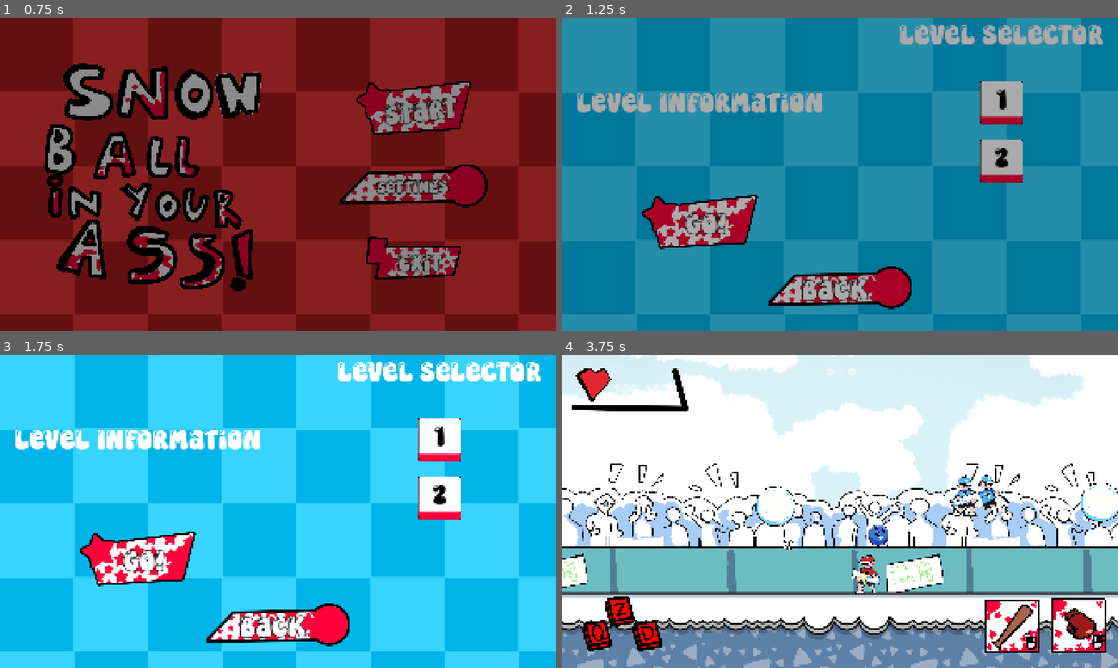
Above: before the commit, frames 1-4 (two rows, left to right).
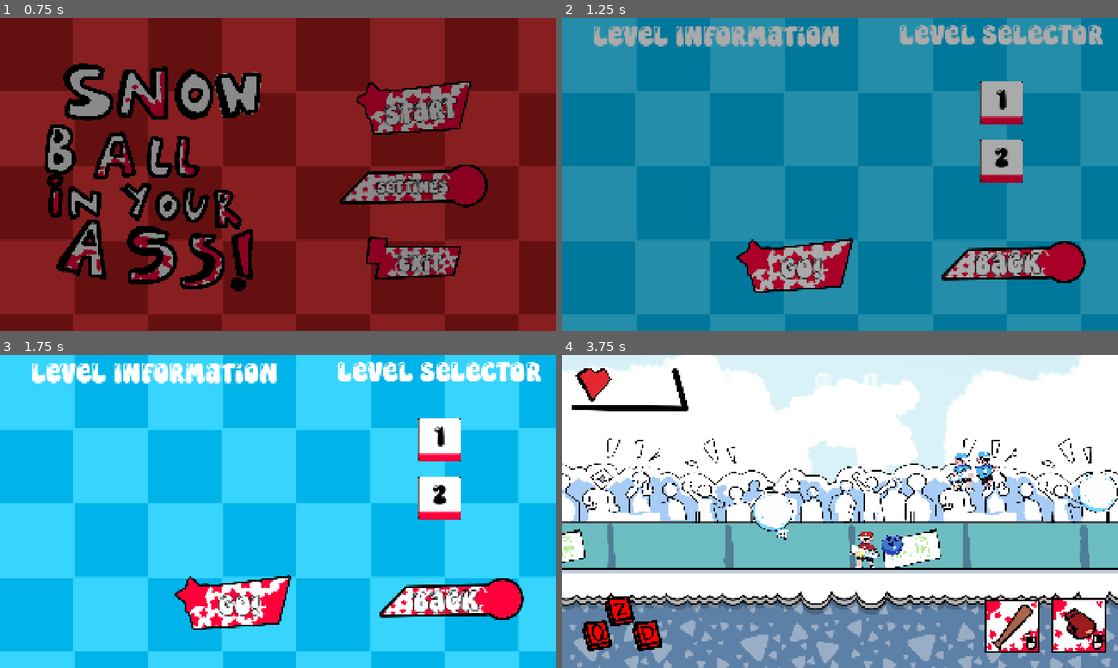
Above: after the commit, the same moments.

Repository: GuiDev-bit/Winter-Game-Jam
Game: Godot game, scene res://scenes/ui/main_menu.tscn
Two runs of this game, one before a commit and one after it. Both use one fixed random seed, a clock stepped at 60 frames per second and the inputs below.
Inputs (mouse positions are in pixels of both pictures, inside the frame that each line leads up to):
- Up to frame 1 (0.75 s): click "Start" at 0.5 s
- Up to frame 2 (1.25 s): no input
- Up to frame 3 (1.75 s): click "1" at 1.25 s
- Up to frame 4 (3.75 s): click "2" at 2 s; tap Enter (ui_accept) at 2.75 s; move the mouse to (962, 495) at 2.77 s; hold D (right) 2.78-3.53 s; click (962, 495) at 2.85 s; tap W (jump) at 3.02 s; move the mouse to (728, 527) at 3.52 s; hold A (left) from 3.53 s (still down); right-click (728, 527) at 3.6 s

Frame 1 is identical in both runs. In frame 2, 14% of the frame differs, in the area x 2-95%, y 2-94%; in frame 3, 14%; in frame 4, 47%, in the area x 0-100%, y 0-100%.

Commit message:
level selector

Diff:
--- a/scenes/arena/arena.tscn
+++ b/scenes/arena/arena.tscn
@@ -10,10 +10,15 @@
 [ext_resource type="PackedScene" uid="uid://bdoihyf18mekj" path="res://scenes/spawner/enemy_spawner.tscn" id="9_2ml6w"]
 [ext_resource type="Script" uid="uid://d3iclx0vn8f01" path="res://player_spawn_point.gd" id="9_6w4xk"]
 [ext_resource type="Script" uid="uid://dvrh63ese1r83" path="res://script/component/ball_spawner.gd" id="10_2ml6w"]
-[ext_resource type="PackedScene" uid="uid://ds2nmcitdg4v" path="res://scenes/terrain/backgroud_1.tscn" id="11_xgbxb"]
+[ext_resource type="PackedScene" path="res://scenes/terrain/backgroud_1.tscn" id="11_xgbxb"]
+[ext_resource type="Script" uid="uid://clmgkvcrhrjkm" path="res://script/arena/storm_wind_particles.gd" id="12_vmsrg"]
 
 [sub_resource type="RectangleShape2D" id="RectangleShape2D_5tue2"]
 size = Vector2(213.5, 1117)
+
+[sub_resource type="ParticleProcessMaterial" id="ParticleProcessMaterial_vmsrg"]
+particle_flag_disable_z = true
+gravity = Vector3(0, 98, 0)
 
 [node name="Arena" type="Node2D" unique_id=2015291178]
 position = Vector2(-4704, -712)
@@ -39,6 +44,7 @@
 
 [node name="Player" parent="." unique_id=1828741544 instance=ExtResource("7_u52cf")]
 position = Vector2(1047, 13)
+use_secondweap = false
 
 [node name="Ball" parent="." unique_id=1539097515 instance=ExtResource("8_ii07k")]
 position = Vector2(873, -216)
@@ -92,7 +98,7 @@
 position = Vector2(181, -353)
 
 [node name="PlayerSpawn" type="Node2D" parent="spawner" unique_id=395397356 node_paths=PackedStringArray("player")]
-position = Vector2(125, -101)
+position = Vector2(125, -15)
 script = ExtResource("9_6w4xk")
 player = NodePath("../../Player")
 metadata/_custom_type_script = "uid://d3iclx0vn8f01"
@@ -109,3 +115,33 @@
 [node name="Backgroud_1" parent="." unique_id=879696323 instance=ExtResource("11_xgbxb")]
 z_index = -200
 position = Vector2(610, 287)
+
+[node name="WindParticles" type="GPUParticles2D" parent="." unique_id=281637499]
+position = Vector2(1930, -292)
+process_material = SubResource("ParticleProcessMaterial_vmsrg")
+script = ExtResource("12_vmsrg")
+
+[node name="WindParticles2" type="GPUParticles2D" parent="." unique_id=1593250468]
+position = Vector2(1938, -158)
+process_material = SubResource("ParticleProcessMaterial_vmsrg")
+script = ExtResource("12_vmsrg")
+
+[node name="WindParticles3" type="GPUParticles2D" parent="." unique_id=75381865]
+position = Vector2(1943, -12)
+process_material = SubResource("ParticleProcessMaterial_vmsrg")
+script = ExtResource("12_vmsrg")
+
+[node name="WindParticles4" type="GPUParticles2D" parent="." unique_id=1521997656]
+position = Vector2(1943, 122)
+process_material = SubResource("ParticleProcessMaterial_vmsrg")
+script = ExtResource("12_vmsrg")
+
+[node name="WindParticles5" type="GPUParticles2D" parent="." unique_id=200862472]
+position = Vector2(1934, 251)
+process_material = SubResource("ParticleProcessMaterial_vmsrg")
+script = ExtResource("12_vmsrg")
+
+[node name="WindParticles6" type="GPUParticles2D" parent="." unique_id=400908637]
+position = Vector2(1905, 447)
+process_material = SubResource("ParticleProcessMaterial_vmsrg")
+script = ExtResource("12_vmsrg")
--- a/scenes/ui/hud.tscn
+++ b/scenes/ui/hud.tscn
@@ -8,6 +8,7 @@
 [ext_resource type="Texture2D" uid="uid://cvpf2bfrl5g8w" path="res://assets/hud/icon/gant_boxe_hud.png" id="6_gss2c"]
 [ext_resource type="Texture2D" uid="uid://bwisslhwujn5r" path="res://assets/hud/icon/coeur_vie_better.png" id="7_h022r"]
 [ext_resource type="Texture2D" uid="uid://ebhlhdh8kbmj" path="res://assets/hud/icon/barre_vie_joueur.png" id="8_4jqwt"]
+[ext_resource type="Theme" uid="uid://cg36liqb3j6w8" path="res://assets/hud/Theme.tres" id="8_kicr4"]
 
 [node name="Hud" type="CanvasLayer" unique_id=617686044]
 script = ExtResource("1_0mwgc")
@@ -29,16 +30,17 @@
 scale = Vector2(2.3105013, 1.8800001)
 
 [node name="ScoreLabel" type="Label" parent="Control" unique_id=1375036341]
+texture_filter = 1
 layout_mode = 1
 anchors_preset = 5
 anchor_left = 0.5
 anchor_right = 0.5
-offset_left = -57.0
+offset_left = -116.0
 offset_top = 34.0
-offset_right = -17.0
+offset_right = -76.0
 offset_bottom = 57.0
 grow_horizontal = 2
-scale = Vector2(2.99978, 1.9943122)
+scale = Vector2(6.735, 4.477)
 horizontal_alignment = 1
 
 [node name="ControlsHUD" type="Control" parent="." unique_id=201034255]
@@ -109,11 +111,12 @@
 
 [node name="Label" type="Label" parent="HealthHUD" unique_id=1504469661]
 layout_mode = 0
-offset_left = 175.0
-offset_top = 80.0
-offset_right = 333.0
-offset_bottom = 152.0
-scale = Vector2(3.22, 3.22)
+offset_left = 197.0
+offset_top = 79.0
+offset_right = 355.0
+offset_bottom = 151.0
+scale = Vector2(4.015, 4.015)
+theme = ExtResource("8_kicr4")
 text = "100
 "
 
--- a/scenes/ui/level_selector.tscn
+++ b/scenes/ui/level_selector.tscn
@@ -29,94 +29,57 @@
 texture = ExtResource("3_84sm8")
 stretch_mode = 1
 
-[node name="MarginContainer" type="MarginContainer" parent="PanelContainer" unique_id=39185145]
+[node name="Control" type="Control" parent="PanelContainer" unique_id=1547265787]
 layout_mode = 2
-theme_override_constants/margin_left = 50
-theme_override_constants/margin_right = 50
-theme_override_constants/margin_bottom = 50
 
-[node name="Level Selector" type="VBoxContainer" parent="PanelContainer/MarginContainer" unique_id=348457532]
-layout_mode = 2
+[node name="Level Selector" type="VBoxContainer" parent="PanelContainer/Control" unique_id=348457532]
+layout_mode = 0
+offset_left = 1166.0
+offset_right = 1870.0
+offset_bottom = 569.0
 size_flags_horizontal = 8
 size_flags_vertical = 0
 theme_override_constants/separation = 100
 
-[node name="Label" type="Label" parent="PanelContainer/MarginContainer/Level Selector" unique_id=602746684]
+[node name="Label" type="Label" parent="PanelContainer/Control/Level Selector" unique_id=602746684]
 layout_mode = 2
 size_flags_horizontal = 4
 theme_override_font_sizes/font_size = 100
 text = "Level Selector"
 horizontal_alignment = 1
 
-[node name="GridContainer" type="GridContainer" parent="PanelContainer/MarginContainer/Level Selector" unique_id=205284586]
+[node name="GridContainer" type="GridContainer" parent="PanelContainer/Control/Level Selector" unique_id=205284586]
 layout_mode = 2
 size_flags_horizontal = 4
 size_flags_vertical = 4
 theme_override_constants/h_separation = 50
 theme_override_constants/v_separation = 50
 
-[node name="Button" type="Button" parent="PanelContainer/MarginContainer/Level Selector/GridContainer" unique_id=689046480]
+[node name="Button" type="Button" parent="PanelContainer/Control/Level Selector/GridContainer" unique_id=689046480]
 custom_minimum_size = Vector2(150, 0)
 layout_mode = 2
 theme_override_font_sizes/font_size = 100
 text = "1"
 
-[node name="Button2" type="Button" parent="PanelContainer/MarginContainer/Level Selector/GridContainer" unique_id=215345912]
+[node name="Button2" type="Button" parent="PanelContainer/Control/Level Selector/GridContainer" unique_id=215345912]
 custom_minimum_size = Vector2(150, 0)
 layout_mode = 2
 theme_override_font_sizes/font_size = 100
 text = "2"
 
-[node name="Level Info" type="VBoxContainer" parent="PanelContainer/MarginContainer" unique_id=582977258]
-layout_mode = 2
-size_flags_horizontal = 0
-size_flags_vertical = 4
-theme_override_constants/separation = 100
-
-[node name="Label" type="Label" parent="PanelContainer/MarginContainer/Level Info" unique_id=1259115473]
-layout_mode = 2
-size_flags_horizontal = 4
-theme_override_font_sizes/font_size = 100
-text = "Level Information"
-horizontal_alignment = 1
-
-[node name="DesciptionLabel" type="Label" parent="PanelContainer/MarginContainer/Level Info" unique_id=760927917]
-layout_mode = 2
-theme_override_font_sizes/font_size = 50
-horizontal_alignment = 1
-autowrap_mode = 2
-
-[node name="GO" type="TextureButton" parent="PanelContainer/MarginContainer/Level Info" unique_id=1965595605]
-layout_mode = 2
-size_flags_horizontal = 4
-texture_normal = ExtResource("3_lhagn")
-
-[node name="Label" type="Label" parent="PanelContainer/MarginContainer/Level Info/GO" unique_id=904630132]
-layout_mode = 1
-anchors_preset = 8
-anchor_left = 0.5
-anchor_top = 0.5
-anchor_right = 0.5
-anchor_bottom = 0.5
-offset_left = -49.0
-offset_top = -50.5
-offset_right = 130.0
-offset_bottom = 86.5
-grow_horizontal = 2
-grow_vertical = 2
-theme_override_constants/outline_size = 10
-theme_override_font_sizes/font_size = 100
-text = "GO!"
-
-[node name="Back" type="TextureButton" parent="PanelContainer/MarginContainer" unique_id=843049220]
+[node name="Back" type="TextureButton" parent="PanelContainer/Control" unique_id=843049220]
 custom_minimum_size = Vector2(500, 200)
-layout_mode = 2
+layout_mode = 0
+offset_left = 1308.0
+offset_top = 742.0
+offset_right = 1808.0
+offset_bottom = 942.0
 size_flags_horizontal = 4
 size_flags_vertical = 8
 texture_normal = ExtResource("2_5irit")
 stretch_mode = 5
 
-[node name="Label" type="Label" parent="PanelContainer/MarginContainer/Back" unique_id=535762204]
+[node name="Label" type="Label" parent="PanelContainer/Control/Back" unique_id=535762204]
 layout_mode = 1
 anchors_preset = 8
 anchor_left = 0.5
@@ -134,7 +97,67 @@
 theme_override_font_sizes/font_size = 100
 text = "Back"
 
-[connection signal="pressed" from="PanelContainer/MarginContainer/Level Selector/GridContainer/Button" to="." method="_on_button_pressed"]
-[connection signal="pressed" from="PanelContainer/MarginContainer/Level Selector/GridContainer/Button2" to="." method="_on_button_2_pressed"]
-[connection signal="pressed" from="PanelContainer/MarginContainer/Level Info/GO" to="." method="_on_go_pressed"]
-[connection signal="pressed" from="PanelContainer/MarginContainer/Back" to="." method="_on_back_pressed"]
+[node name="Level Info" type="VBoxContainer" parent="PanelContainer/Control" unique_id=582977258]
+layout_mode = 0
+offset_left = 107.0
+offset_top = 3.0
+offset_right = 960.0
+offset_bottom = 566.0
+size_flags_horizontal = 0
+size_flags_vertical = 4
+theme_override_constants/separation = 100
+
+[node name="Label" type="Label" parent="PanelContainer/Control/Level Info" unique_id=1259115473]
+layout_mode = 2
+size_flags_horizontal = 4
+theme_override_font_sizes/font_size = 100
+text = "Level Information"
+horizontal_alignment = 1
+
+[node name="DesciptionLabel" type="Label" parent="PanelContainer/Control/Level Info" unique_id=760927917]
+layout_mode = 2
+theme_override_font_sizes/font_size = 50
+horizontal_alignment = 1
+autowrap_mode = 2
+
+[node name="WeaponChoice" type="HBoxContainer" parent="PanelContainer/Control" unique_id=1690318721]
+layout_mode = 0
+offset_right = 40.0
+offset_bottom = 40.0
+
+[node name="BtnGloves" type="TextureButton" parent="PanelContainer/Control/WeaponChoice" unique_id=788134295]
+layout_mode = 2
+
+[node name="BtnCanon" type="TextureButton" parent="PanelContainer/Control/WeaponChoice" unique_id=1251702826]
+layout_mode = 2
+
+[node name="GO" type="TextureButton" parent="PanelContainer/Control" unique_id=1965595605]
+layout_mode = 0
+offset_left = 605.0
+offset_top = 761.0
+offset_right = 1005.0
+offset_bottom = 948.0
+size_flags_horizontal = 4
+texture_normal = ExtResource("3_lhagn")
+
+[node name="Label" type="Label" parent="PanelContainer/Control/GO" unique_id=904630132]
+layout_mode = 1
+anchors_preset = 8
+anchor_left = 0.5
+anchor_top = 0.5
+anchor_right = 0.5
+anchor_bottom = 0.5
+offset_left = -49.0
+offset_top = -50.5
+offset_right = 130.0
+offset_bottom = 86.5
+grow_horizontal = 2
+grow_vertical = 2
+theme_override_constants/outline_size = 10
+theme_override_font_sizes/font_size = 100
+text = "GO!"
+
+[connection signal="pressed" from="PanelContainer/Control/Level Selector/GridContainer/Button" to="." method="_on_button_pressed"]
+[connection signal="pressed" from="PanelContainer/Control/Level Selector/GridContainer/Button2" to="." method="_on_button_2_pressed"]
+[connection signal="pressed" from="PanelContainer/Control/Back" to="." method="_on_back_pressed"]
+[connection signal="pressed" from="PanelContainer/Control/GO" to="." method="_on_go_pressed"]
--- /dev/null
+++ b/script/arena/storm_wind_particles.gd
@@ -0,0 +1,42 @@
+extends GPUParticles2D
+
+func _ready() -> void:
+	emitting = false
+
+	var mat := ParticleProcessMaterial.new()
+	mat.direction = Vector3(-1, 0, 0)  # droit vers la gauche
+	mat.spread = 5.0  # très droit
+	mat.initial_velocity_min = 600.0
+	mat.initial_velocity_max = 800.0
+	mat.gravity = Vector3(-100, 50, 0)  # légèrement vers le bas
+	mat.scale_min = 0.2
+	mat.scale_max = 0.5
+	mat.color = Color(1, 1, 1, 0.8)
+	process_material = mat
+
+	texture = load("res://assets/sprites/particles/truc.png")
+	amount = 150
+	lifetime = 3.0
+	one_shot = false
+
+	# Spawne sur toute la hauteur à droite
+	mat.emission_shape = ParticleProcessMaterial.EMISSION_SHAPE_BOX
+	mat.emission_shape_scale = Vector3(10, 400, 1)
+
+	Stormmanager.storm_state_changed.connect(_on_storm_changed)
+
+func _on_storm_changed(new_state: Stormmanager.StormState) -> void:
+	var mat = process_material as ParticleProcessMaterial
+	match new_state:
+		Stormmanager.StormState.SUN:
+			emitting = false
+		Stormmanager.StormState.STORM:
+			emitting = true
+			amount = 150
+			mat.initial_velocity_min = 600.0
+			mat.initial_velocity_max = 800.0
+		Stormmanager.StormState.EXTREME:
+			emitting = true
+			amount = 400
+			mat.initial_velocity_min = 1000.0
+			mat.initial_velocity_max = 1500.0
--- a/script/player/camera.gd
+++ b/script/player/camera.gd
@@ -3,15 +3,34 @@
 var shake_strength := 0.0
 var shake_duration := 0.0
 var is_end_chaos := false
+var storm_shake_strength := 0.0
+
+func _ready() -> void:
+	Stormmanager.storm_state_changed.connect(_on_storm_changed)
+
+func _on_storm_changed(new_state: Stormmanager.StormState) -> void:
+	match new_state:
+		Stormmanager.StormState.SUN:
+			storm_shake_strength = 0.0
+		Stormmanager.StormState.STORM:
+			storm_shake_strength = 2.0
+		Stormmanager.StormState.EXTREME:
+			storm_shake_strength = 6.0
 
 func _process(delta: float) -> void:
 	if is_end_chaos:
 		return
+	var total_strength = shake_strength + storm_shake_strength
 	if shake_duration > 0:
 		shake_duration -= delta
 		offset = Vector2(
-			randf_range(-shake_strength, shake_strength),
-			randf_range(-shake_strength, shake_strength)
+			randf_range(-total_strength, total_strength),
+			randf_range(-total_strength, total_strength)
+		)
+	elif storm_shake_strength > 0:
+		offset = Vector2(
+			randf_range(-storm_shake_strength, storm_shake_strength),
+			randf_range(-storm_shake_strength, storm_shake_strength)
 		)
 	else:
 		shake_strength = 0.0
Not shown, added: script/arena/storm_wind_particles.gd.uid
